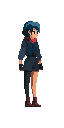
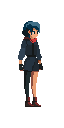
Comparing the layer stacks of the two w=64, h=128 images. Changes:
painted on "Torso4" over (27, 43, 37, 55)
